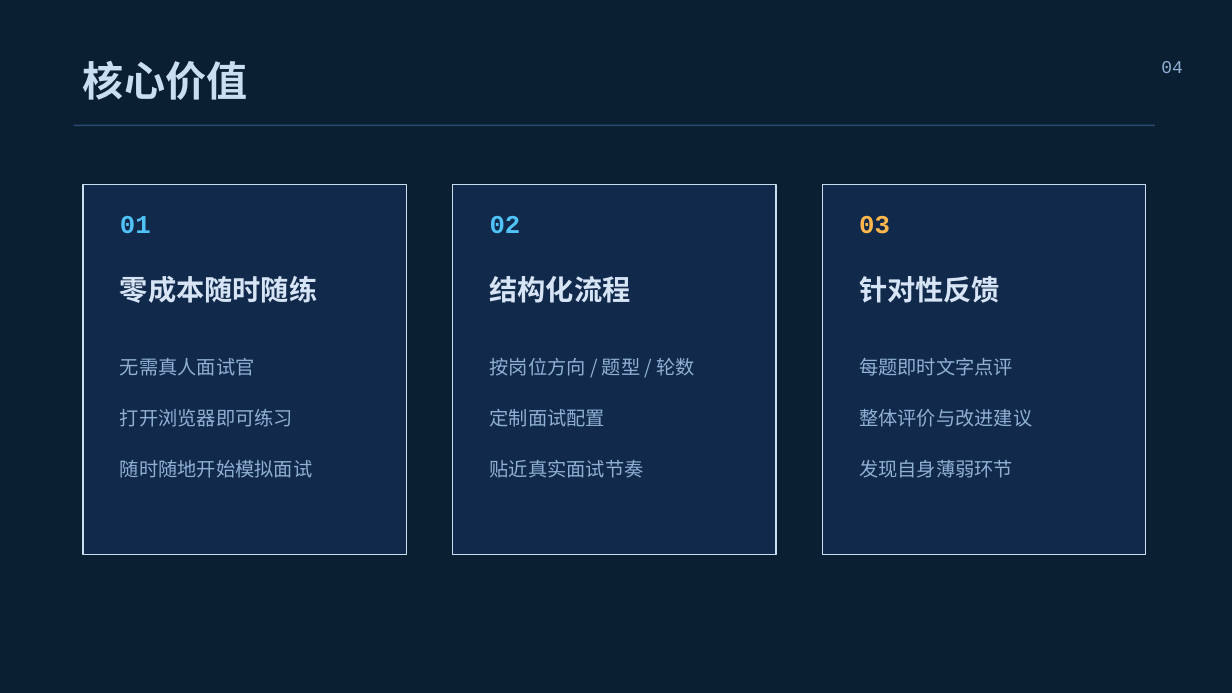
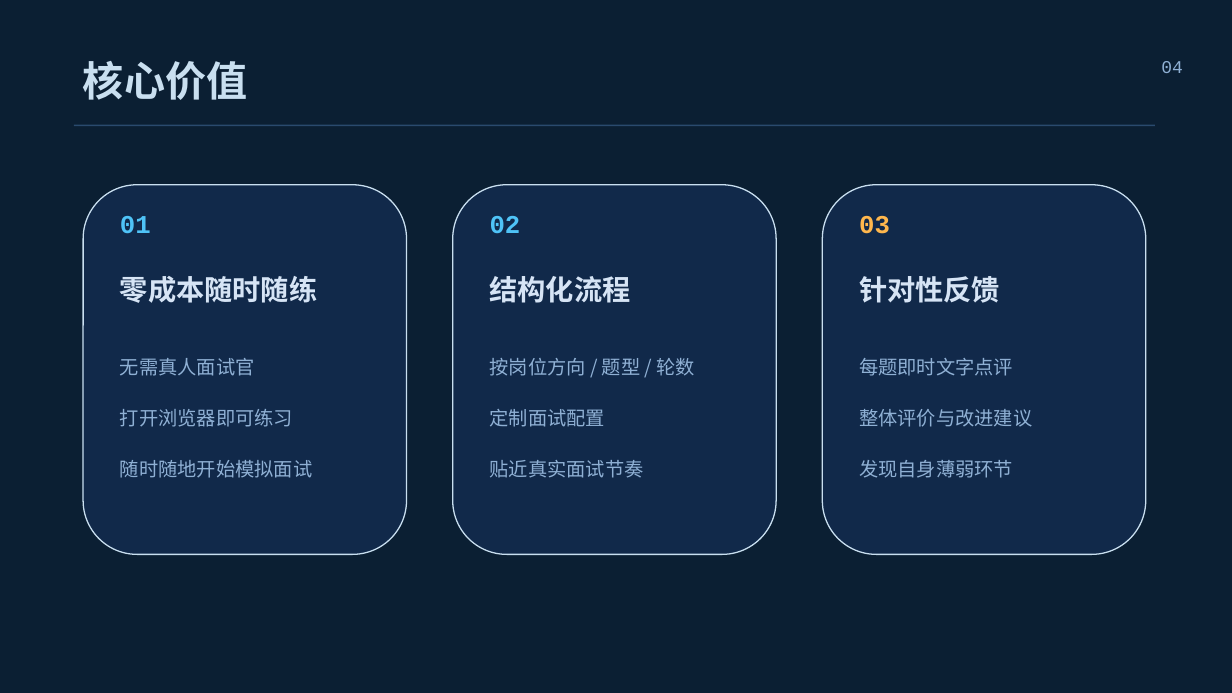
Before and after one commit to ray418-pets/interview-master, a slide deck: slide 4 of docs/ppts/AI智能面试助手-技术分享.pptx. Drawn at 1232x693 pixels with LibreOffice and Linux fonts; fonts in the diff are those of the drawing. Boxes give left, top, right and bottom in pixels: in the first picture for what was removed or moved away, otherwise in the second. Text is boxed around its words. In the diff, an @@ line names an element or a change of style, - is before the commit and + after.

```diff
--- a/docs/ppts/AI智能面试助手-技术分享.pptx
+++ b/docs/ppts/AI智能面试助手-技术分享.pptx
@@ rectangle to rounded rectangle in 3 elements at (x1=83, y1=185, x2=407, y2=555), (x1=453, y1=185, x2=776, y2=555), (x1=823, y1=185, x2=1146, y2=555) @@
```
Also in this commit, not shown: 12 other slides changed.
